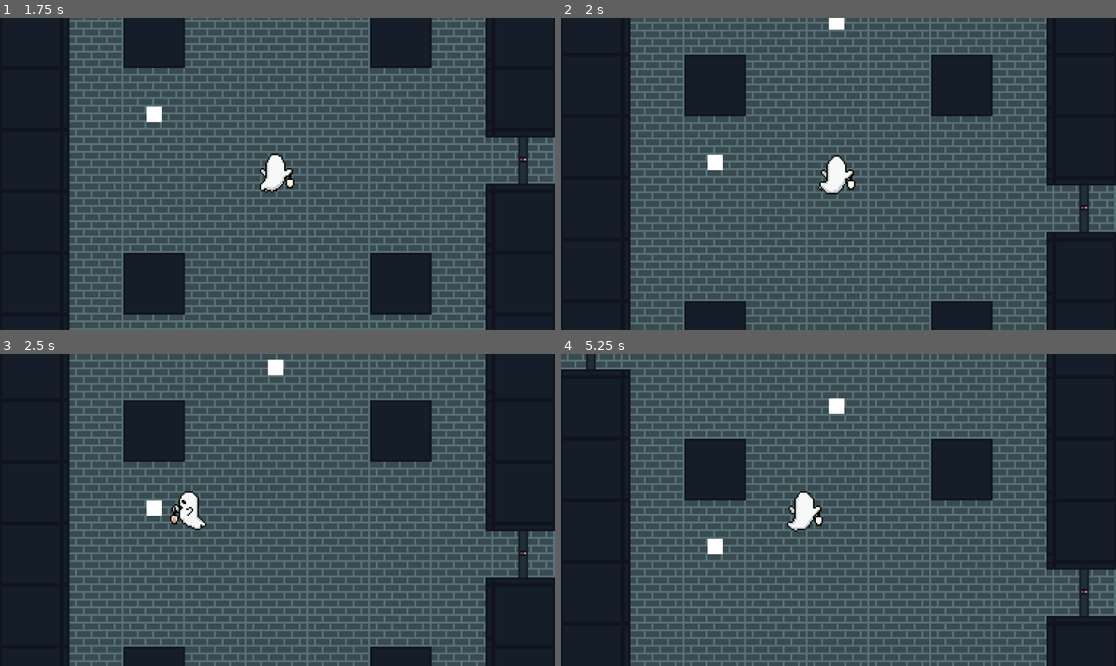
Above: before the commit, frames 1-4 (two rows, left to right).
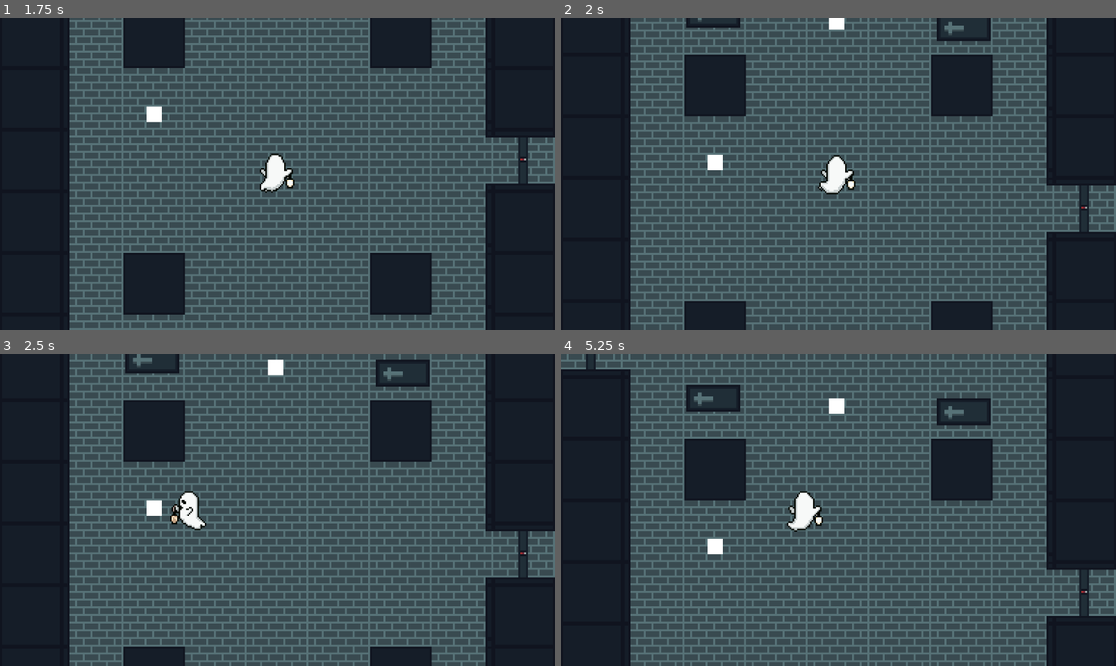
Above: after the commit, the same moments.

Repository: CISC204-S26/hw4-dbrownki-bradfost
Game: Godot game, scene res://Scenes/Rooms/room_1.tscn
Same seed, same stepped clock (60 frames per second), same inputs: the game is played once before the commit and once after it.
Inputs:
- Up to frame 1 (1.75 s): hold W (move_up) from 0.53 s (still down); tap E (interact) at 0.6, 1.35 s
- Up to frame 2 (2 s): keep holding W (move_up)
- Up to frame 3 (2.5 s): release W (move_up) at 2.03 s; hold A (move_left) from 2.03 s (still down); tap E (interact) at 2.1 s
- Up to frame 4 (5.25 s): tap E (interact) every 0.75 s from 2.85 to 5.1 s; release A (move_left) at 3.53 s; hold S (move_down) 3.53-4.28 s; hold D (move_right) 4.28-5.03 s; hold W (move_up) from 5.03 s (still down)

Frame 1 is identical in both runs. In frame 2, 1.0% of the frame differs, in the area x 22-78%, y 0-8%; in frame 3, 1.4%; in frame 4, 1.6%, in the area x 22-78%, y 9-23%.

Commit message:
Added empty tomb interactable and tomb interactable that spawns switch

Diff:
--- /dev/null
+++ b/Scenes/Interactables/switch_side_tomb_interactable.tscn
@@ -0,0 +1,31 @@
+[gd_scene format=3 uid="uid://dyc54qhradj0y"]
+
+[ext_resource type="Script" uid="uid://cixgo2kahmv1a" path="res://Scripts/switch_side_tomb_interactable.gd" id="1_0o5aa"]
+[ext_resource type="Texture2D" uid="uid://bnl243klf43it" path="res://Assets/Tilesets/Tomb32x32.png" id="2_eag84"]
+
+[sub_resource type="CircleShape2D" id="CircleShape2D_vs6k1"]
+radius = 24.0
+
+[node name="SwitchSideTombInteractable" type="Area2D" unique_id=2092102697]
+z_index = 1
+collision_layer = 2
+collision_mask = 0
+script = ExtResource("1_0o5aa")
+metadata/_custom_type_script = "uid://uvv4u3lsh0oo"
+
+[node name="LeftTombClosed" type="Sprite2D" parent="." unique_id=177490550]
+texture = ExtResource("2_eag84")
+hframes = 4
+vframes = 2
+
+[node name="LeftTombOpened" type="Sprite2D" parent="." unique_id=1516129904]
+visible = false
+z_index = 1
+texture = ExtResource("2_eag84")
+hframes = 4
+vframes = 2
+frame = 1
+
+[node name="InteractableCollider" type="CollisionShape2D" parent="." unique_id=1301219429]
+shape = SubResource("CircleShape2D_vs6k1")
+debug_color = Color(1, 1, 0, 0.41960785)
--- a/Scenes/Rooms/room_1.tscn
+++ b/Scenes/Rooms/room_1.tscn
@@ -8,6 +8,8 @@
 [ext_resource type="Script" uid="uid://dcv2vm8sb0jyf" path="res://Scenes/Rooms/talkingScript.gd" id="4_ba2wq"]
 [ext_resource type="PackedScene" uid="uid://dd78n2bovx2le" path="res://Scenes/Interactables/switch_interactable.tscn" id="7_3rs20"]
 [ext_resource type="PackedScene" uid="uid://b6n2il0p3jrj7" path="res://Scenes/Interactables/collectible_interactable.tscn" id="8_piptf"]
+[ext_resource type="PackedScene" uid="uid://cldmhgorkkwxa" path="res://Scenes/empty_horz_tomb_interactable.tscn" id="9_0qggq"]
+[ext_resource type="PackedScene" uid="uid://dyc54qhradj0y" path="res://Scenes/Interactables/switch_side_tomb_interactable.tscn" id="10_7rrix"]
 
 [sub_resource type="TileSetAtlasSource" id="TileSetAtlasSource_0gevy"]
 texture = ExtResource("1_3t5sg")
@@ -213,11 +215,13 @@
 [node name="Tilemaps" type="Node" parent="." unique_id=375899267]
 
 [node name="DungeonTiles" type="TileMapLayer" parent="Tilemaps" unique_id=1957981604]
+z_index = -1
 position = Vector2(0, 96)
 tile_map_data = PackedByteArray("AAABAAgAAAAIAAMAAAACAAgAAAAJAAMAAAADAAgAAAAJAAMAAAAHAAgAAAALAAMAAAAGAAgAAAAJAAMAAAAFAA …(1792 unchanged characters)…
 tile_set = SubResource("TileSet_is5ow")
 
 [node name="DungeonDoors" type="TileMapLayer" parent="Tilemaps" unique_id=1806941425]
+z_index = -1
 position = Vector2(0, 96)
 tile_map_data = PackedByteArray("AAAAAAEAAAAAAAAAAAAIAAUAAAAAAAAAAAAEAP3/AAABAAAAAAA=")
 tile_set = SubResource("TileSet_i0xkx")
@@ -276,6 +280,13 @@
 
 [node name="CollectibleInteractable" parent="." unique_id=661864919 instance=ExtResource("8_piptf")]
 position = Vector2(112, 304)
+
+[node name="Tomb_Interactable" parent="." unique_id=2092102697 instance=ExtResource("9_0qggq")]
+z_index = 1
+position = Vector2(79, 171)
+
+[node name="SwitchSideTombInteractable" parent="." unique_id=1227094181 instance=ExtResource("10_7rrix")]
+position = Vector2(209, 178)
 
 [connection signal="enteredTalking" from="SignInteractable" to="Player" method="_on_entered_talking"]
 [connection signal="enteredTalking" from="SignInteractable" to="CanvasLayer/TextContainer" method="_on_entered_talking"]
--- /dev/null
+++ b/Scenes/empty_horz_tomb_interactable.tscn
@@ -0,0 +1,30 @@
+[gd_scene format=3 uid="uid://cldmhgorkkwxa"]
+
+[ext_resource type="Script" uid="uid://c5ij61d8ttq8a" path="res://tomb_interactable.gd" id="1_4ag6i"]
+[ext_resource type="Texture2D" uid="uid://bnl243klf43it" path="res://Assets/Tilesets/Tomb32x32.png" id="2_qgab2"]
+
+[sub_resource type="CircleShape2D" id="CircleShape2D_vs6k1"]
+radius = 24.0
+
+[node name="EmptySideTombInteractable" type="Area2D" unique_id=2092102697]
+collision_layer = 2
+collision_mask = 0
+script = ExtResource("1_4ag6i")
+metadata/_custom_type_script = "uid://uvv4u3lsh0oo"
+
+[node name="LeftTombClosed" type="Sprite2D" parent="." unique_id=177490550]
+texture = ExtResource("2_qgab2")
+hframes = 4
+vframes = 2
+
+[node name="LeftTombOpened" type="Sprite2D" parent="." unique_id=1516129904]
+visible = false
+z_index = 1
+texture = ExtResource("2_qgab2")
+hframes = 4
+vframes = 2
+frame = 1
+
+[node name="InteractableCollider" type="CollisionShape2D" parent="." unique_id=1301219429]
+shape = SubResource("CircleShape2D_vs6k1")
+debug_color = Color(1, 1, 0, 0.41960785)
--- /dev/null
+++ b/Scripts/switch_side_tomb_interactable.gd
@@ -0,0 +1,17 @@
+extends Interactable
+
+@export var opened = false
+var switch_scene: PackedScene = preload("res://Scenes/Interactables/switch_interactable.tscn")
+signal onTombInteracted(toggled: bool)
+
+func interact():
+	onTombInteracted.emit(opened)
+	if opened == false:
+		opened = true
+		$LeftTombClosed.visible = false
+		$LeftTombOpened.visible = true
+		print("Tomb Opened")
+		var switch = switch_scene.instantiate() as Interactable
+		add_child(switch)
+	else:
+		pass
--- /dev/null
+++ b/tomb_interactable.gd
@@ -0,0 +1,14 @@
+extends Interactable
+
+@export var opened = false
+signal onTombInteracted(toggled: bool)
+
+func interact():
+	onTombInteracted.emit(opened)
+	if opened == false:
+		opened = true
+		$LeftTombClosed.visible = false
+		$LeftTombOpened.visible = true
+		print("Tomb Opened")
+	else:
+		pass
Not shown, added: Scripts/switch_side_tomb_interactable.gd.uid
Not shown, added: tomb_interactable.gd.uid
